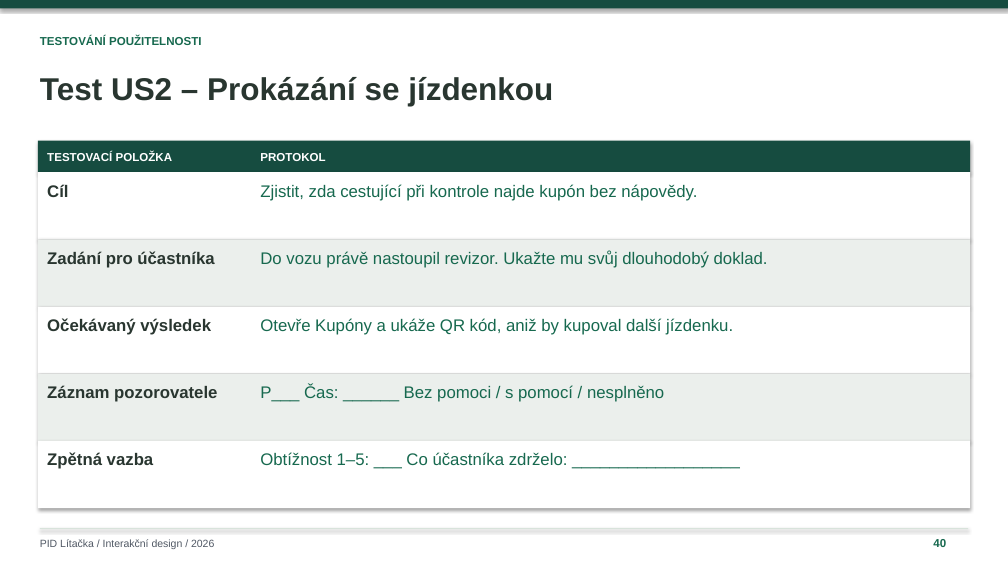
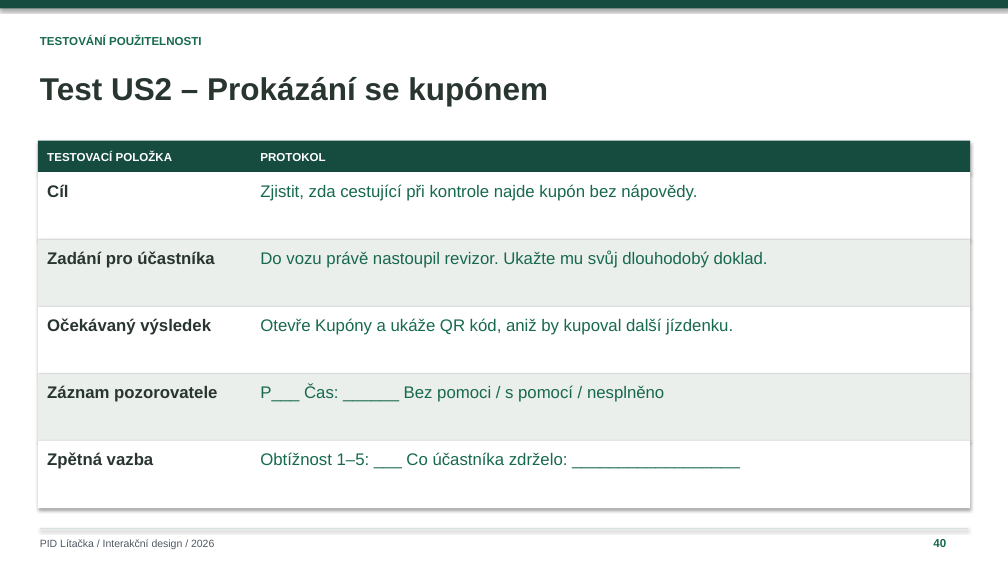
Before and after one commit to ShachPlay/ID_2026, a slide deck: slide 40 of PID-Litacka-Plichta-upravena.pptx. Drawn at 1008x567 pixels with LibreOffice and Linux fonts; fonts in the diff are those of the drawing. Boxes give left, top, right and bottom in pixels: in the first picture for what was removed or moved away, otherwise in the second. Text is boxed around its words. In the diff, an @@ line names an element or a change of style, - is before the commit and + after.

```diff
--- a/PID-Litacka-Plichta-upravena.pptx
+++ b/PID-Litacka-Plichta-upravena.pptx
@@ text at <box>40,77,548,106</box>: text changed @@
-Test US2 – Prokázání se jízdenkou
+Test US2 – Prokázání se kupónem
```
Also in this commit, not shown: 7 other slides changed, 1 slide added, 1 slide removed.
